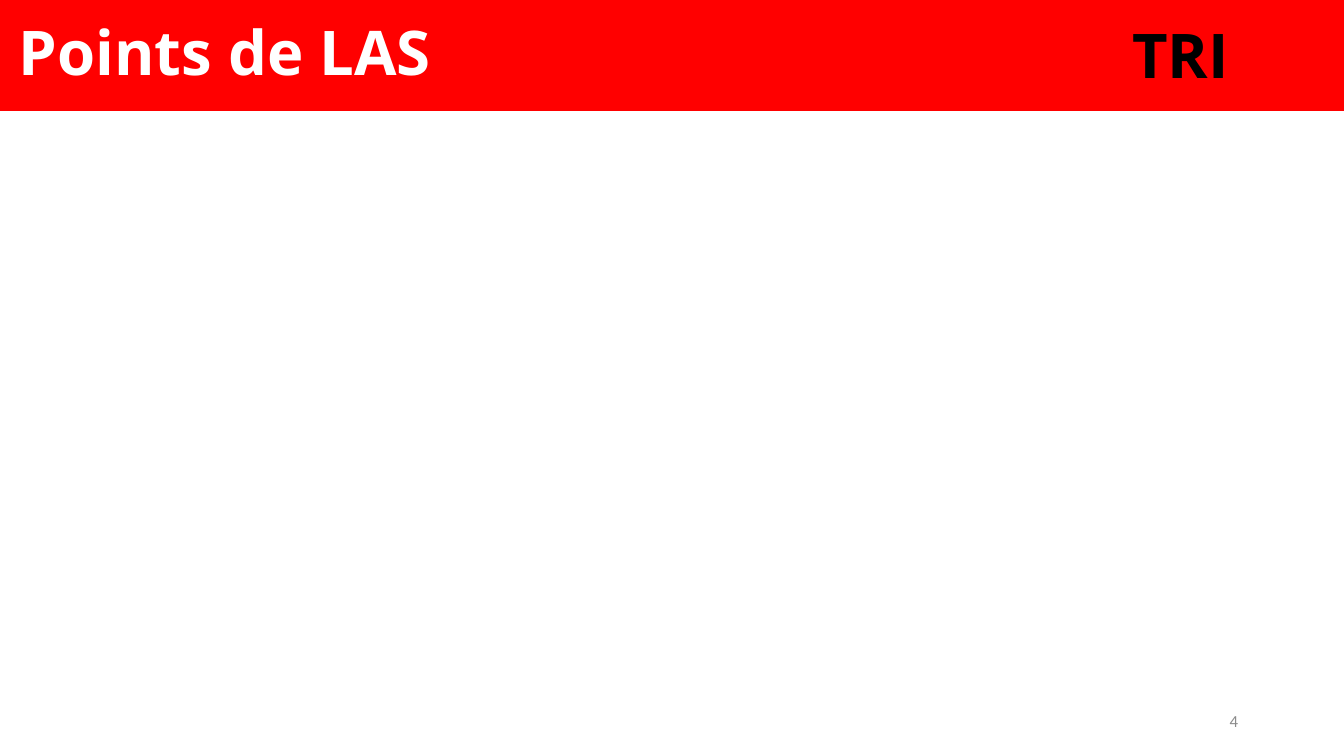
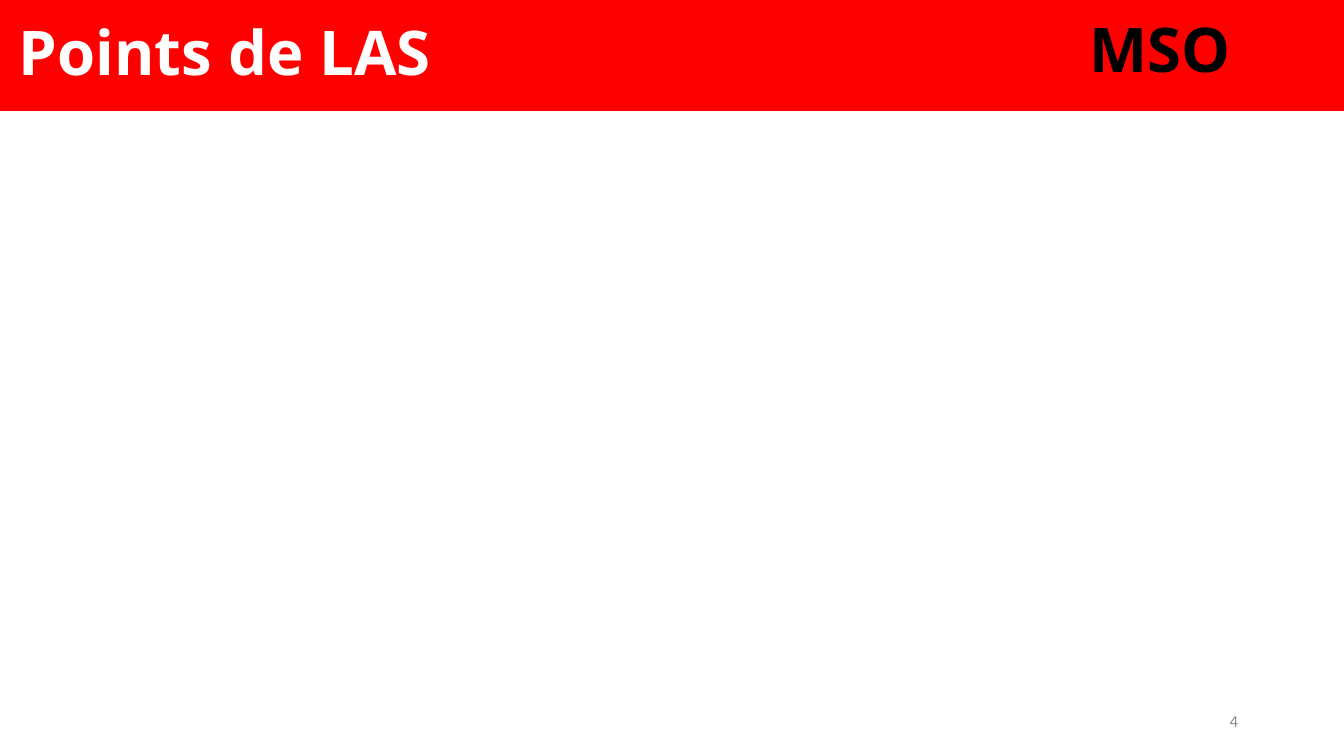
Before and after one commit to EOSCogniton/Ressources2020, a slide deck: slide 4 of TO_TOPs/05_Top_Synth/Template v2.0.pptx. Drawn at 1344x756 pixels with LibreOffice and Linux fonts; fonts in the diff are those of the drawing; background and template pictures are left out. Boxes give left, top, right and bottom in pixels: in the first picture for what was removed or moved away, otherwise in the second. Text is boxed around its words. In the diff, an @@ line names an element or a change of style, - is before the commit and + after.

```diff
--- a/TO_TOPs/05_Top_Synth/Template v2.0.pptx
+++ b/TO_TOPs/05_Top_Synth/Template v2.0.pptx
@@ text added at (x1=1089, y1=27, x2=1230, y2=73), 33 pt, text #000000, bold @@
+MSO
@@ text removed at (x1=1132, y1=34, x2=1229, y2=78) @@
-TRI
```
Also in this commit, not shown: 39 other slides changed.
